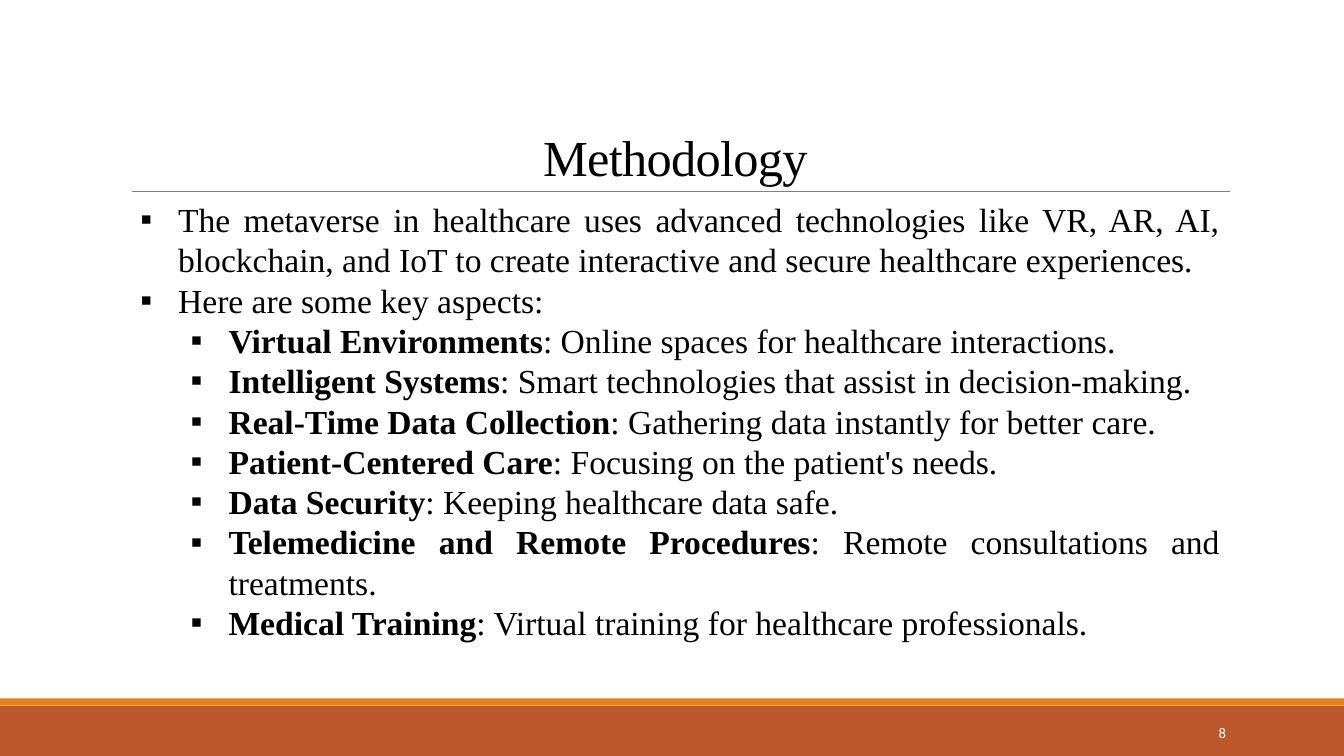
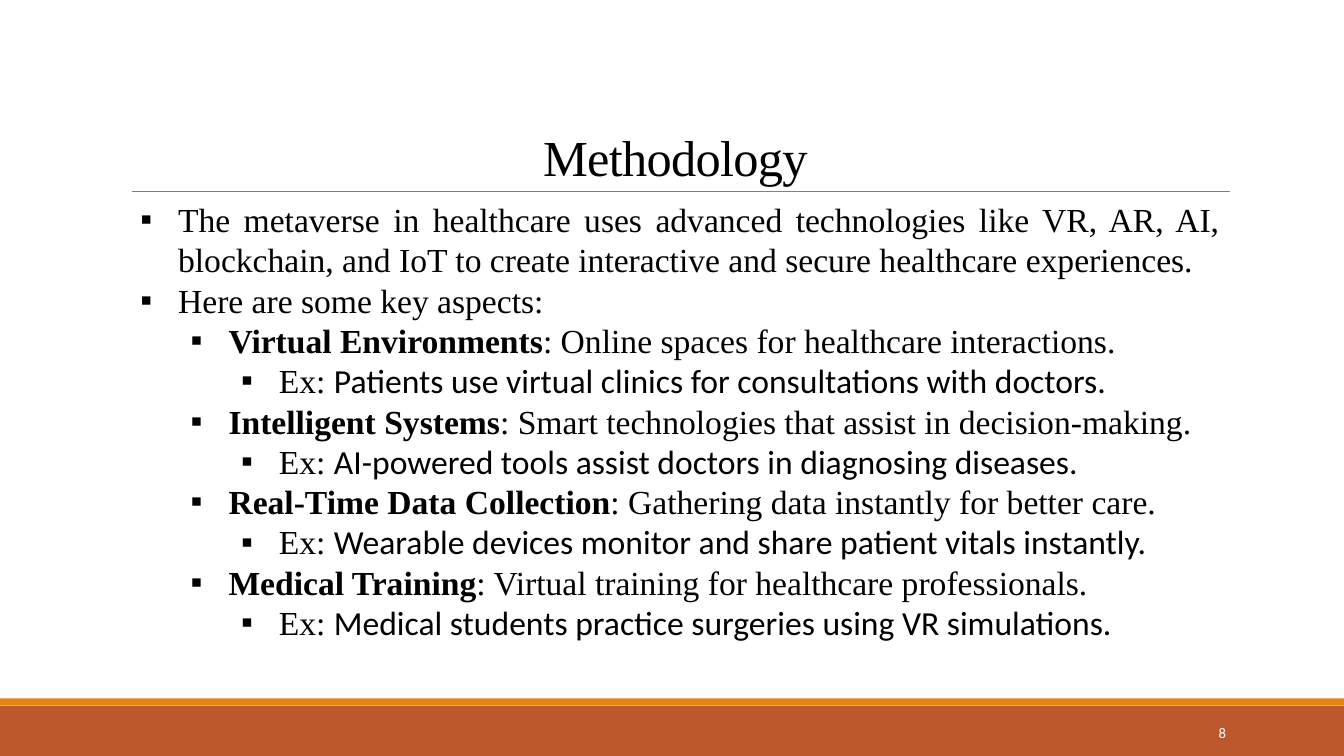
Before and after one commit to Devjethva1111/Metaverse-in-Healthcare, a slide deck: slide 8 of Seminar PPT/23MDS003 - Seminar.pptx. Drawn at 1344x756 pixels with LibreOffice and Linux fonts; fonts in the diff are those of the drawing. Boxes give left, top, right and bottom in pixels: in the first picture for what was removed or moved away, otherwise in the second. Text is boxed around its words. In the diff, an @@ line names an element or a change of style, - is before the commit and + after.

```diff
--- a/Seminar PPT/23MDS003 - Seminar.pptx
+++ b/Seminar PPT/23MDS003 - Seminar.pptx
@@ text at box(279, 369, 1106, 394): paragraph added @@
+    ▪ Ex: Patients use virtual clinics for consultations with doctors.
@@ text at box(279, 450, 1078, 480): paragraph added @@
+    ▪ Ex: AI-powered tools assist doctors in diagnosing diseases.
@@ text at box(279, 530, 1146, 560): text changed; font Times New Roman to Calibri @@
-  ▪ Patient-Centered Care: Focusing on the patient's needs.
-  ▪ Data Security: Keeping healthcare data safe.
-  ▪ Telemedicine and Remote Procedures: Remote consultations and treatments.
+    ▪ Ex: Wearable devices monitor and share patient vitals instantly.
@@ text at box(279, 611, 1111, 641): paragraph added @@
+    ▪ Ex: Medical students practice surgeries using VR simulations.
```
Also in this commit, not shown: 13 other slides changed, 1 slide added, 2 other files.
